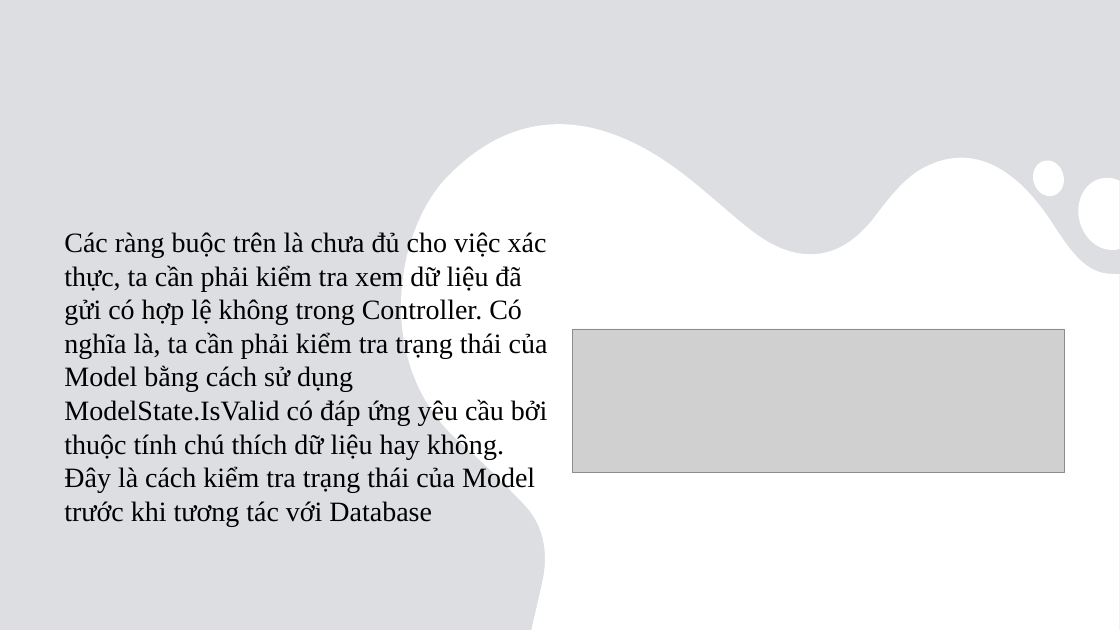
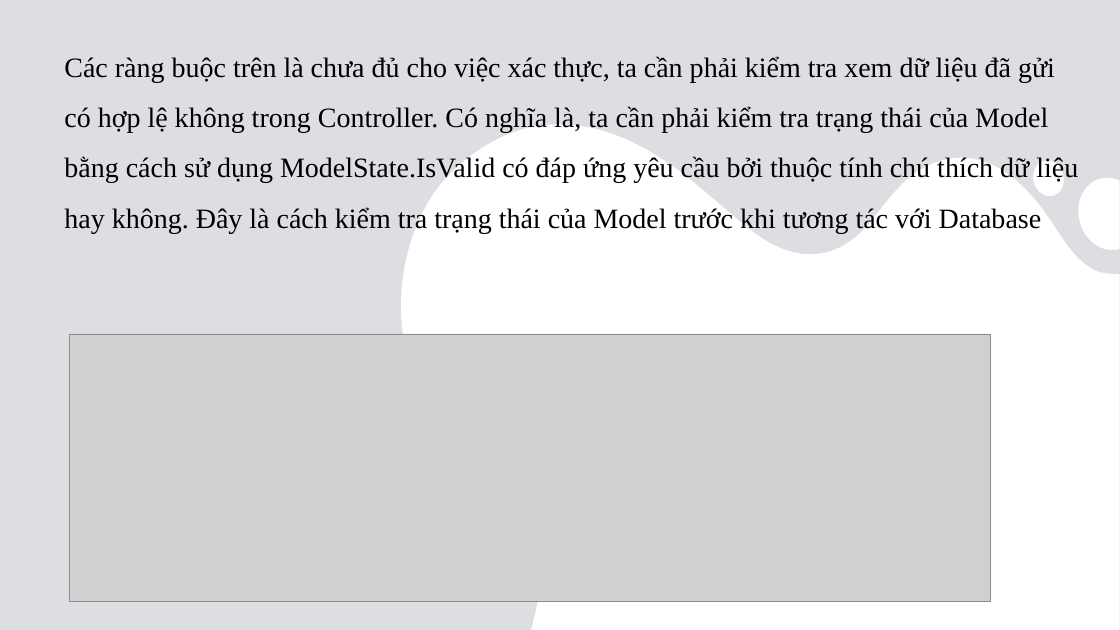
Before and after one commit to ngocson1603/khoaluanword, a slide deck: slide 84 of thuctapword/Báo cáo.pptx. Drawn at 1120x630 pixels with LibreOffice and Linux fonts; fonts in the diff are those of the drawing; grey boxes stand for pictures. Boxes give left, top, right and bottom in pixels: in the first picture for what was removed or moved away, otherwise in the second. Text is boxed around its words. In the diff, an @@ line names an element or a change of style, - is before the commit and + after.

```diff
--- a/thuctapword/Báo cáo.pptx
+++ b/thuctapword/Báo cáo.pptx
@@ text "Các ràng buộc trên là ...": place and size @@
-text "Các ràng buộc trên là ..." at <box>64,232,548,526</box>
+text "Các ràng buộc trên là ..." at <box>64,56,1078,233</box>
@@ text "Các ràng buộc trên là ..." at <box>64,56,1078,233</box>: line spacing 1 to 1.5 @@
@@ picture: place and size @@
-picture at <box>572,329,1064,472</box>
+picture at <box>69,334,990,602</box>
```
Also in this commit, not shown: 34 other slides changed, 2 other files.
